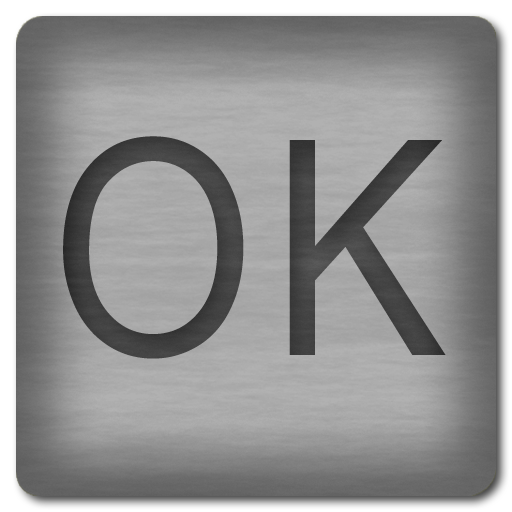
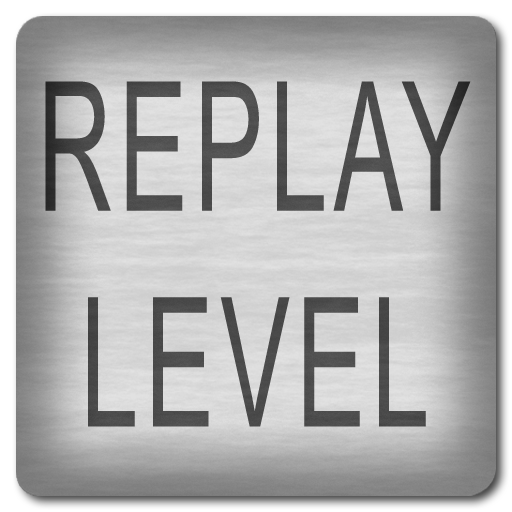
The second 512x512 image is a revision of the first. Changes to its layers:
renamed "OK" to "REPLAY LEVEL", painted on it over (x1=45, y1=81, x2=471, y2=427)
hid "Layer 2" over (x1=16, y1=16, x2=496, y2=496)
